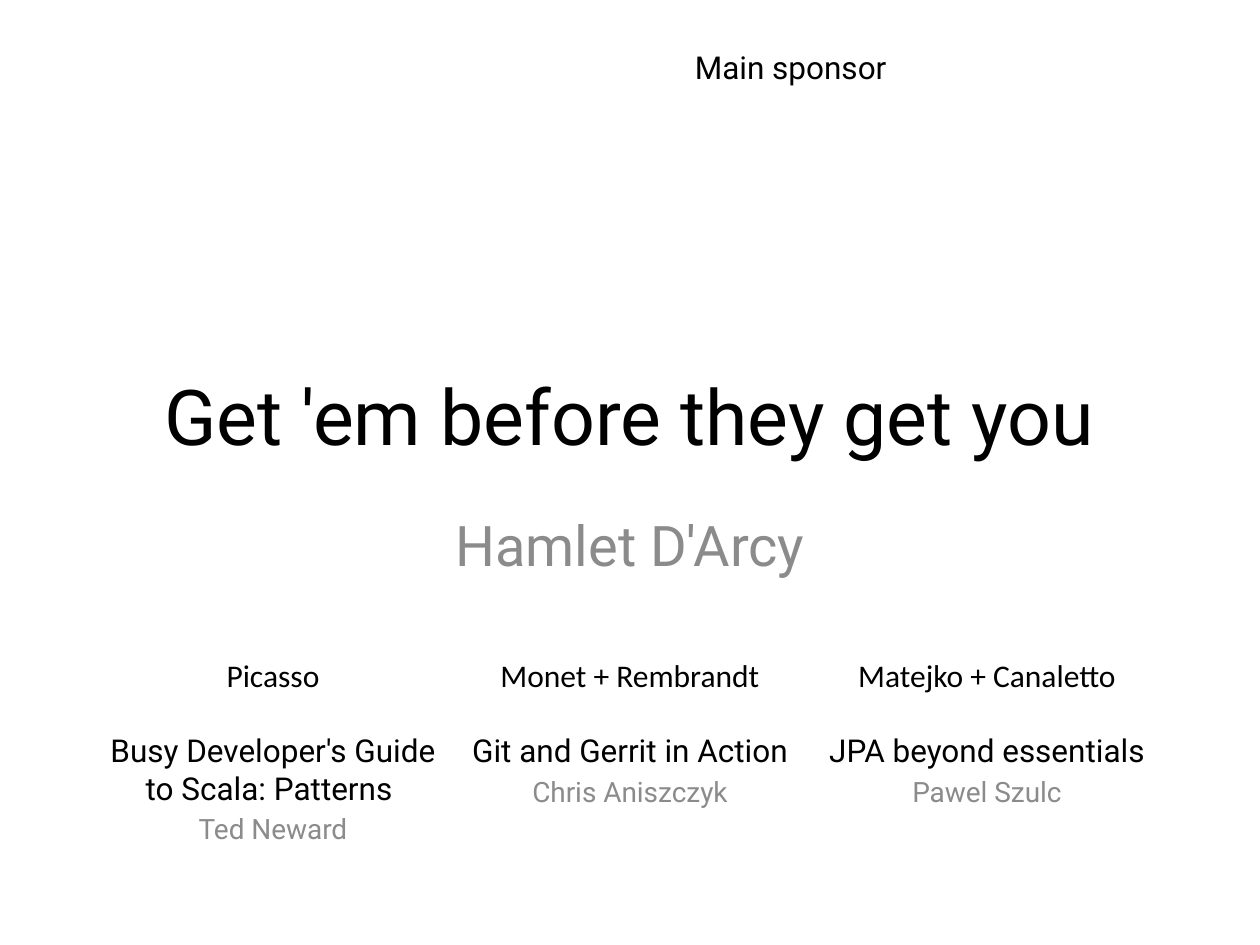
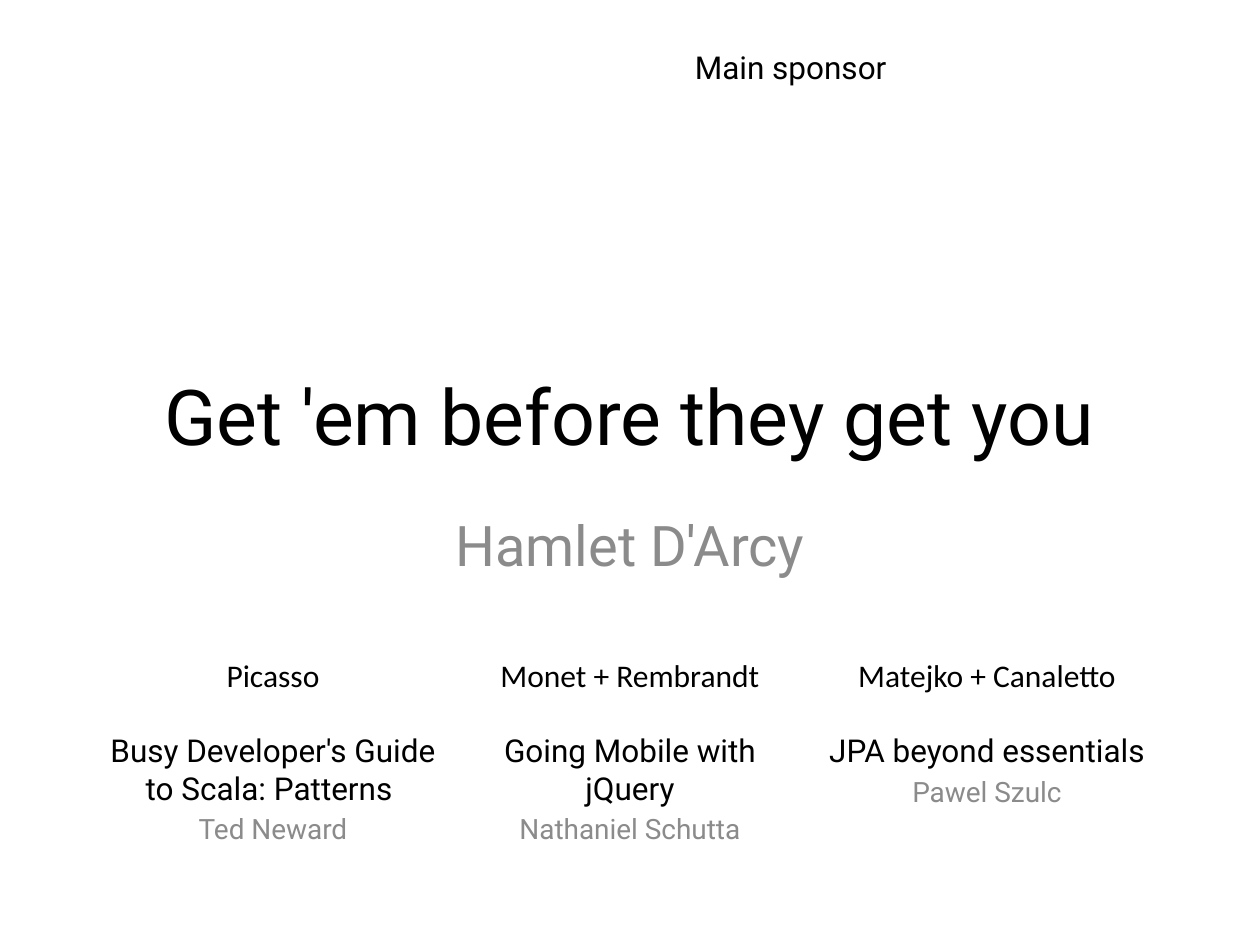
Before and after one commit to HamletDRC/presentations, a slide deck: slide 1 of templates/33rddegree/Hamlet DArcy - Getem before they get you.pptx. Drawn at 1260x945 pixels with LibreOffice and Linux fonts; fonts in the diff are those of the drawing; background and template pictures are left out. Boxes give left, top, right and bottom in pixels: in the first picture for what was removed or moved away, otherwise in the second. Text is boxed around its words. In the diff, an @@ line names an element or a change of style, - is before the commit and + after.

```diff
--- a/templates/33rddegree/Hamlet DArcy - Getem before they get you.pptx
+++ b/templates/33rddegree/Hamlet DArcy - Getem before they get you.pptx
@@ text at [504,738,756,839]: text changed @@
-Git and Gerrit in Action
-  Chris Aniszczyk
+Going Mobile with jQuery
+  Nathaniel Schutta
```
Also in this commit, not shown: 1 other file.
